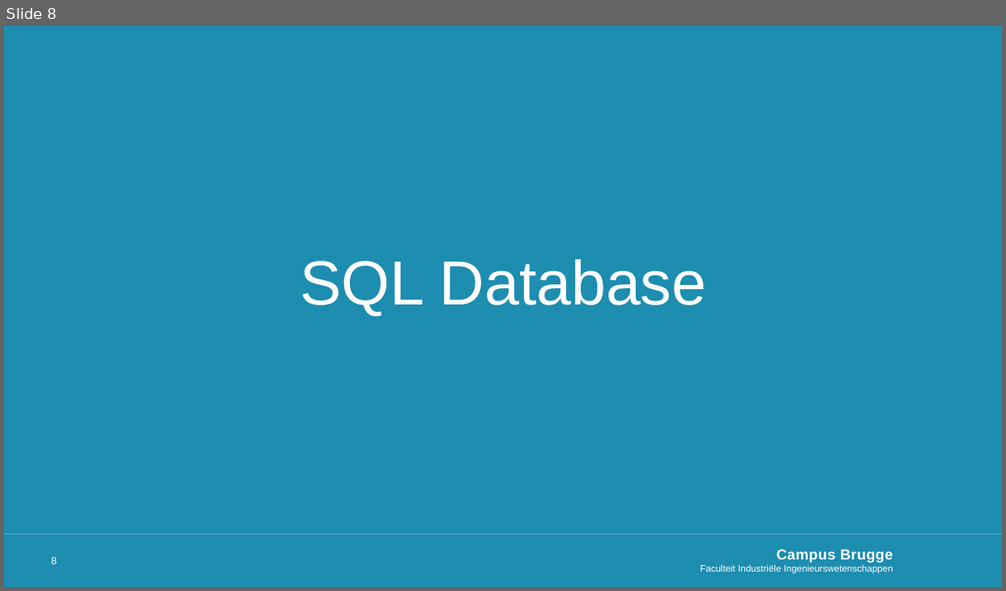
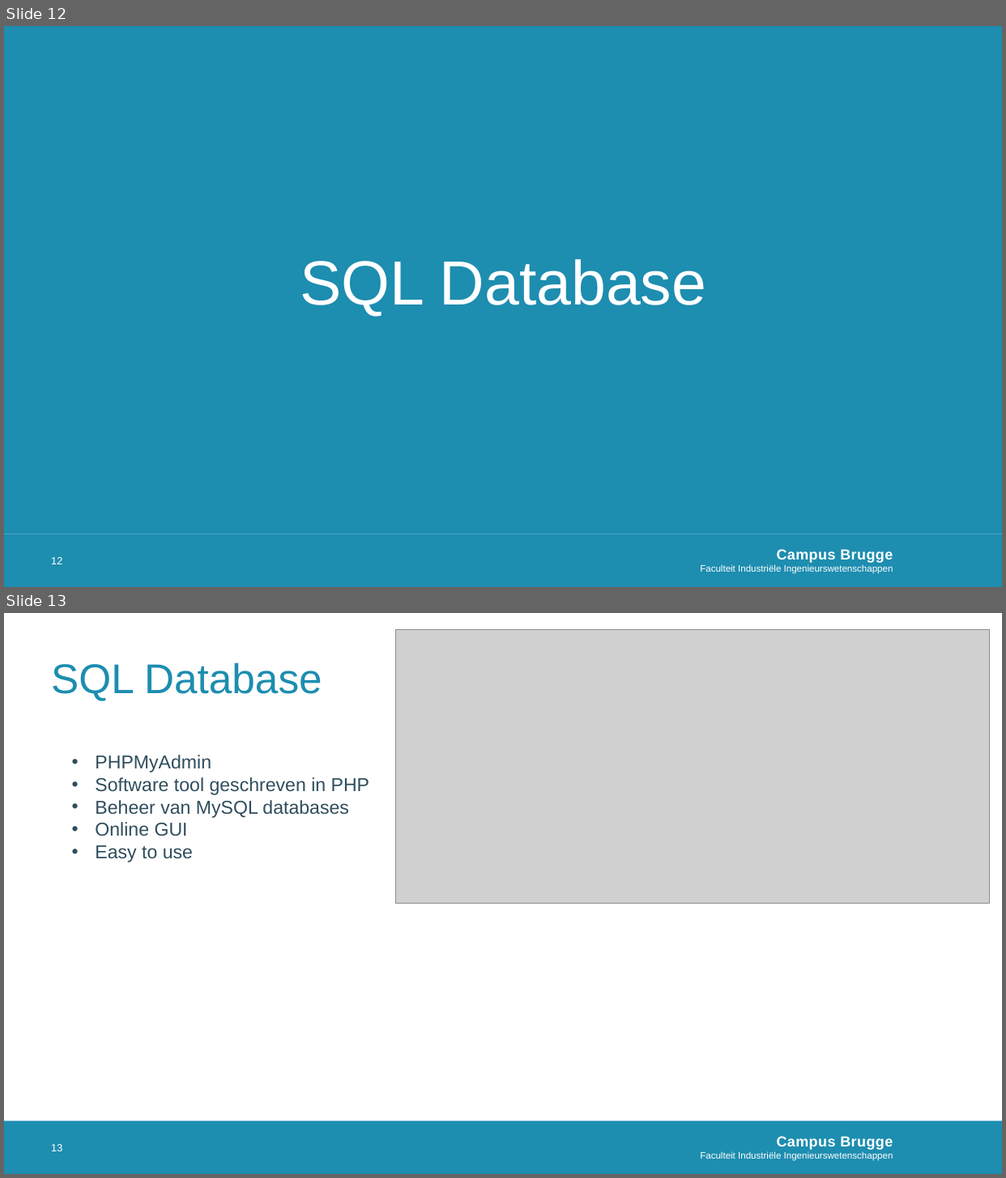
Before and after one commit to MichelDequick/E-ink-Room-Reservation-Display, a slide deck: Documentation/Presentatie.pptx. Shown one above the other, each under a label of ours: slide 8 before the commit, slides 12 and 13 after it. The pictures are 1006x591 and 1006x1178 pixels, drawn with LibreOffice and Linux fonts; fonts in the diff are those of the drawing; grey boxes stand for pictures; background and template pictures are left out. Boxes give left, top, right and bottom in pixels: in the first picture for what was removed or moved away, otherwise in the second. Text is boxed around its words. In the diff, an @@ line names an element or a change of style, - is before the commit and + after.

```diff
--- a/Documentation/Presentatie.pptx
+++ b/Documentation/Presentatie.pptx
@@ slide 13 added at [4, 613, 1002, 1174], background #FFFFFF; not listed: 2 template elements that a slide beside it also shows @@
@@ picture added at [396, 630, 990, 905] @@
@@ title added at [51, 662, 322, 701], 40 pt, text #1D8DB0 @@
+SQL Database
@@ text added at [95, 755, 369, 862], 18 pt, text #2F4D5D @@
+• PHPMyAdmin
+• Software tool geschreven in PHP
+• Beheer van MySQL databases
+• Online GUI
+• Easy to use
@@ page number added at [51, 1144, 62, 1152], 10 pt, text #FFFFFF @@
+13
@@ what was slide 8 is now slide 12 @@
@@ page number at [51, 557, 62, 565]: text changed @@
-8
+12
```
Also in this commit, not shown: 1 slide changed, 4 other slides added.
